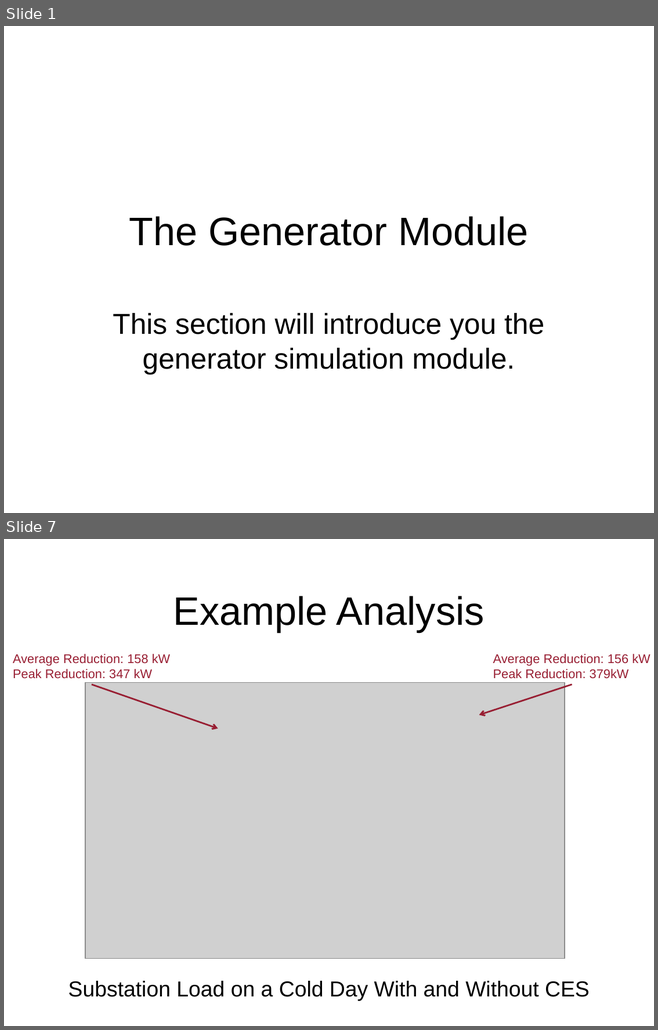
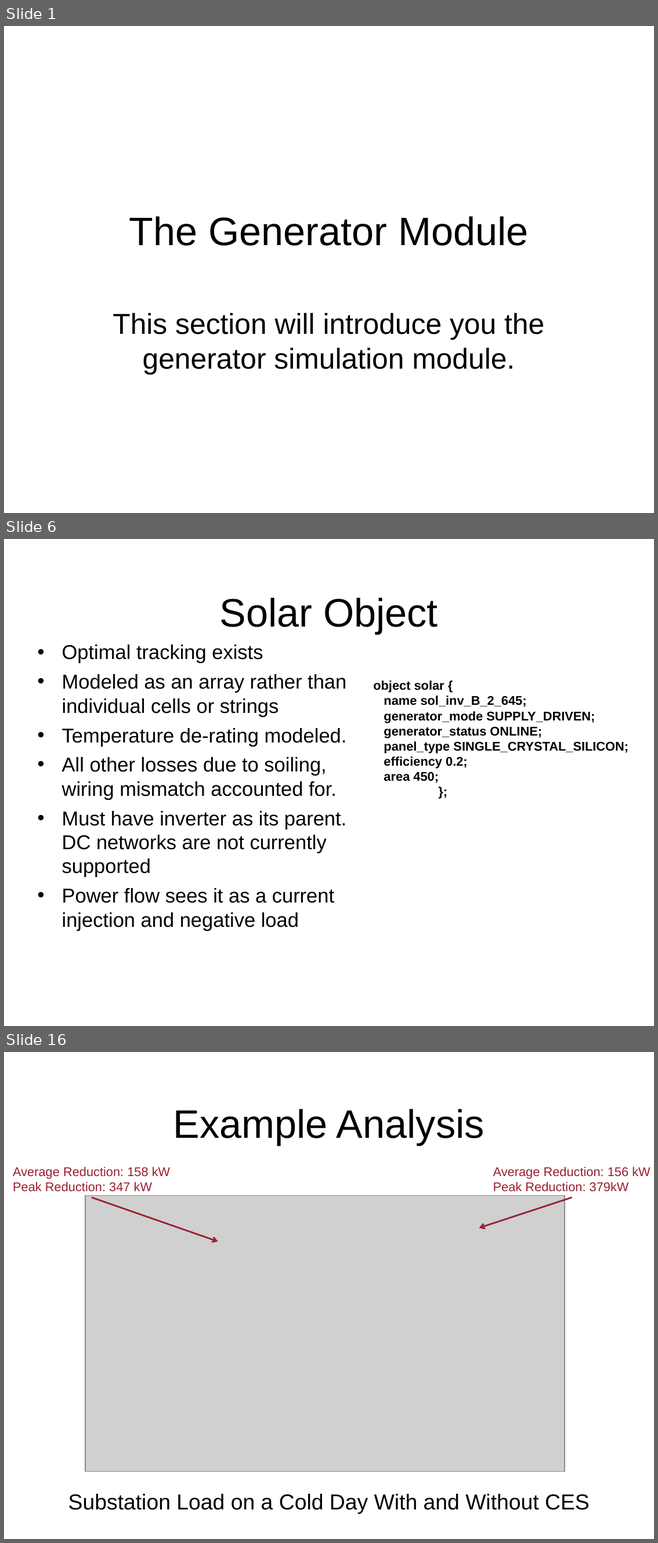
Before and after one commit to gridlab-d/course, a slide deck: ThreeDayCourse_v22/Day2/4.4 - Generator Module.ppt. Shown one above the other, each under a label of ours: slides 1 and 7 before the commit, slides 1, 6 and 16 after it; the slides between them are not shown. The pictures are 658x1030 and 658x1543 pixels, drawn with LibreOffice and Linux fonts; fonts in the diff are those of the drawing; grey boxes stand for pictures; background and template pictures are left out. Boxes give left, top, right and bottom in pixels: in the first picture for what was removed or moved away, otherwise in the second. Text is boxed around its words. In the diff, an @@ line names an element or a change of style, - is before the commit and + after.

Commit message:
Added modified generator module presentation for the three day course.

```diff
--- a/ThreeDayCourse_v22/Day2/4.4 - Generator Module.ppt
+++ b/ThreeDayCourse_v22/Day2/4.4 - Generator Module.ppt
@@ slide 6 added at (4, 539, 654, 1026), background picture (left out) @@
@@ title added at (219, 598, 438, 634), 44 pt, text #000000 @@
+Solar Object
@@ text added at (62, 645, 347, 931), 22.2 pt, text #000000 @@
+• Optimal tracking exists
+• Modeled as an array rather than individual cells or strings
+• Temperature de-rating modeled.
+• All other losses due to soiling, wiring mismatch accounted for.
+• Must have inverter as its parent. DC networks are not currently supported
+• Power flow sees it as a current injection and negative load
@@ text added at (373, 681, 628, 783), 14 pt, text #000000, bold @@
+object solar {
+name sol_inv_B_2_645;
+generator_mode SUPPLY_DRIVEN;
+generator_status ONLINE;
+panel_type SINGLE_CRYSTAL_SILICON;
+efficiency 0.2;
+area 450;
+};
@@ what was slide 7 is now slide 16 @@
```
Also in this commit, not shown: 3 slides changed, 13 other slides added, 3 slides removed.
